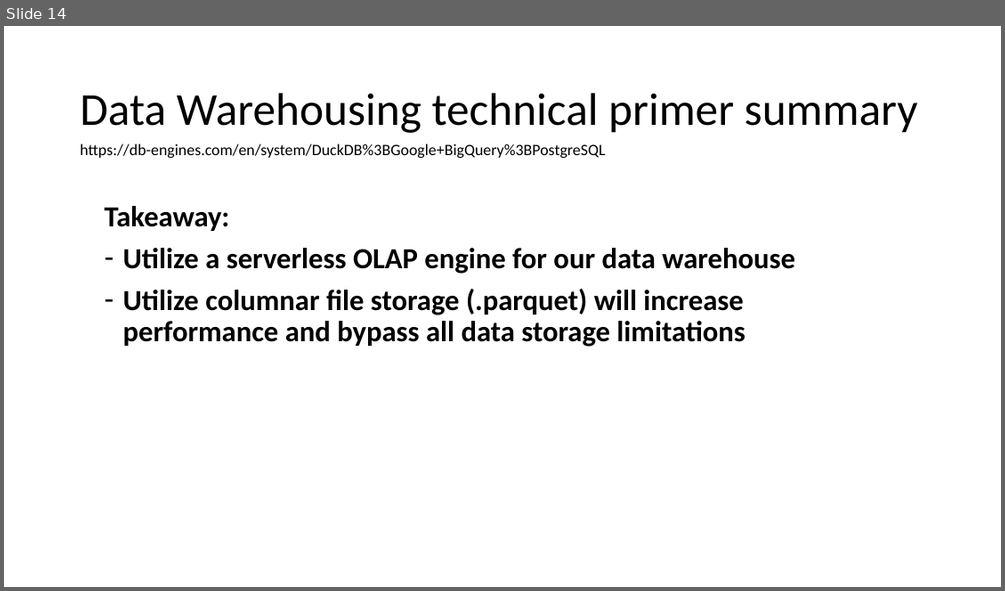
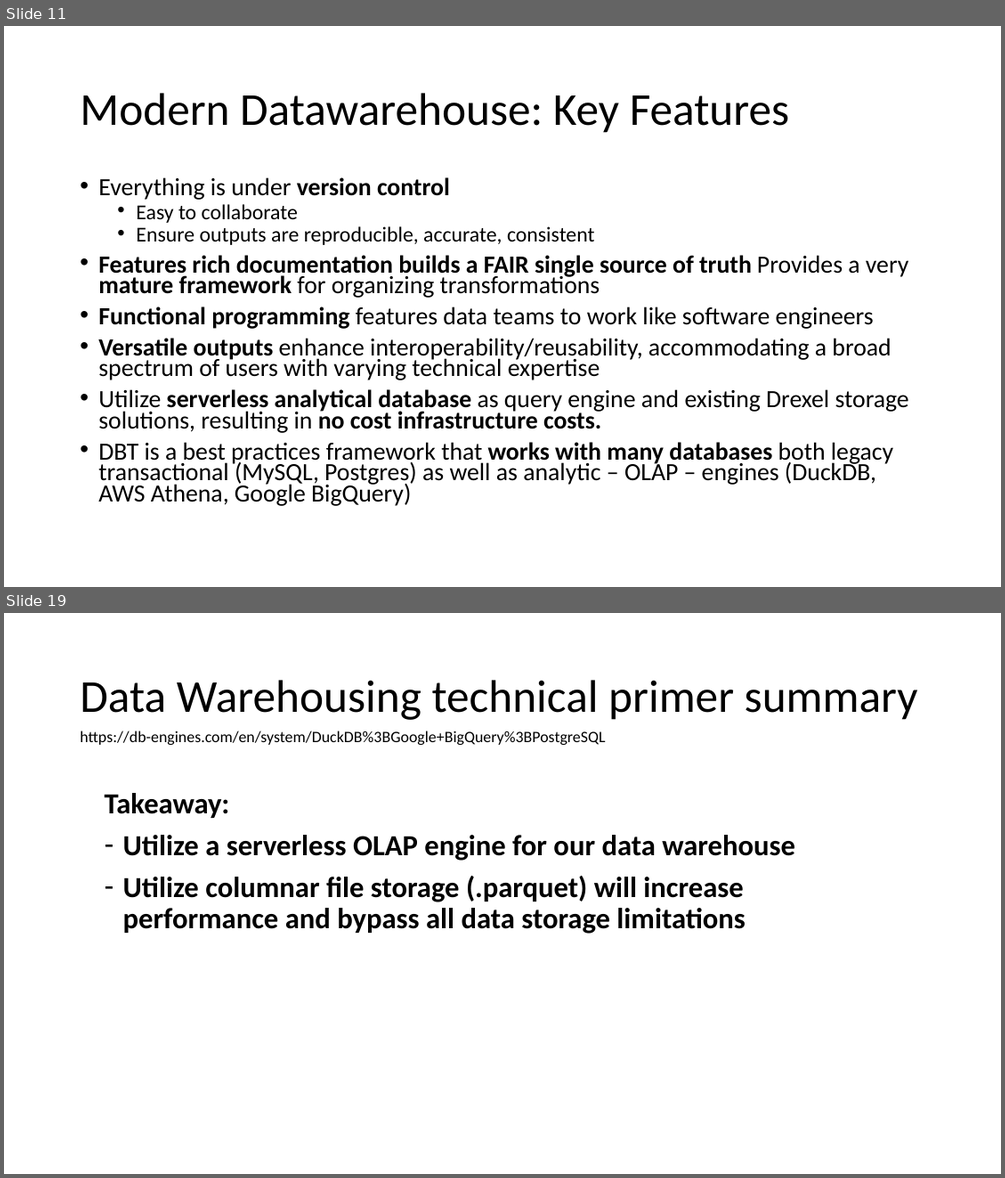
Before and after one commit to federman/hcup-extraction-loading, a slide deck: documents/presentations/2023-04-12 Weekly forum RL.pptx. Shown one above the other, each under a label of ours: slide 14 before the commit, slides 11 and 19 after it; the slides between them are not shown. The pictures are 1005x591 and 1005x1178 pixels, drawn with LibreOffice and Linux fonts; fonts in the diff are those of the drawing. Boxes give left, top, right and bottom in pixels: in the first picture for what was removed or moved away, otherwise in the second. Text is boxed around its words. In the diff, an @@ line names an element or a change of style, - is before the commit and + after.

```diff
--- a/documents/presentations/2023-04-12 Weekly forum RL.pptx
+++ b/documents/presentations/2023-04-12 Weekly forum RL.pptx
@@ slide 11 added at <box>4,26,1001,587</box>, background #FFFFFF @@
@@ title added at <box>80,93,789,133</box>, 44 pt, text #000000 @@
+Modern Datawarehouse: Key Features
@@ text added at <box>98,177,909,506</box>, 23.8 pt, text #000000 @@
+• Everything is under version control
+  • Easy to collaborate
+  • Ensure outputs are reproducible, accurate, consistent
+• Features rich documentation builds a FAIR single source of truth Provides a very mature framework for organizing transformations
+• Functional programming features data teams to work like software engineers
+• Versatile outputs enhance interoperability/reusability, accommodating a broad spectrum of users with varying technical expertise
+• Utilize serverless analytical database as query engine and existing Drexel storage solutions, resulting in no cost infrastructure costs.
+• DBT is a best practices framework that works with many databases both legacy transactional (MySQL, Postgres) as well as analytic – OLAP – engines (DuckDB, AWS Athena, Google BigQuery)
@@ what was slide 14 is now slide 19 @@
```
Also in this commit, not shown: 4 slides changed, 13 other slides added, 4 slides removed.
